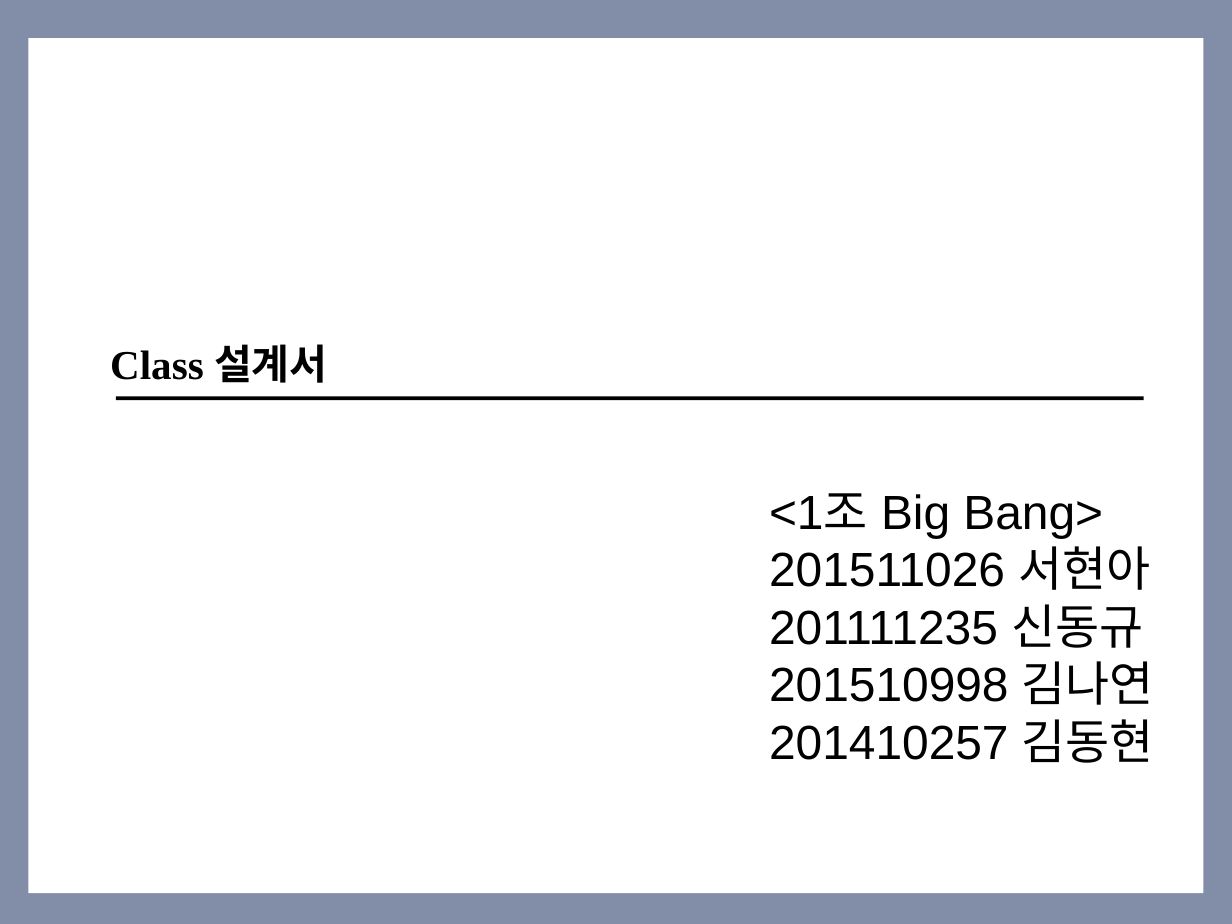
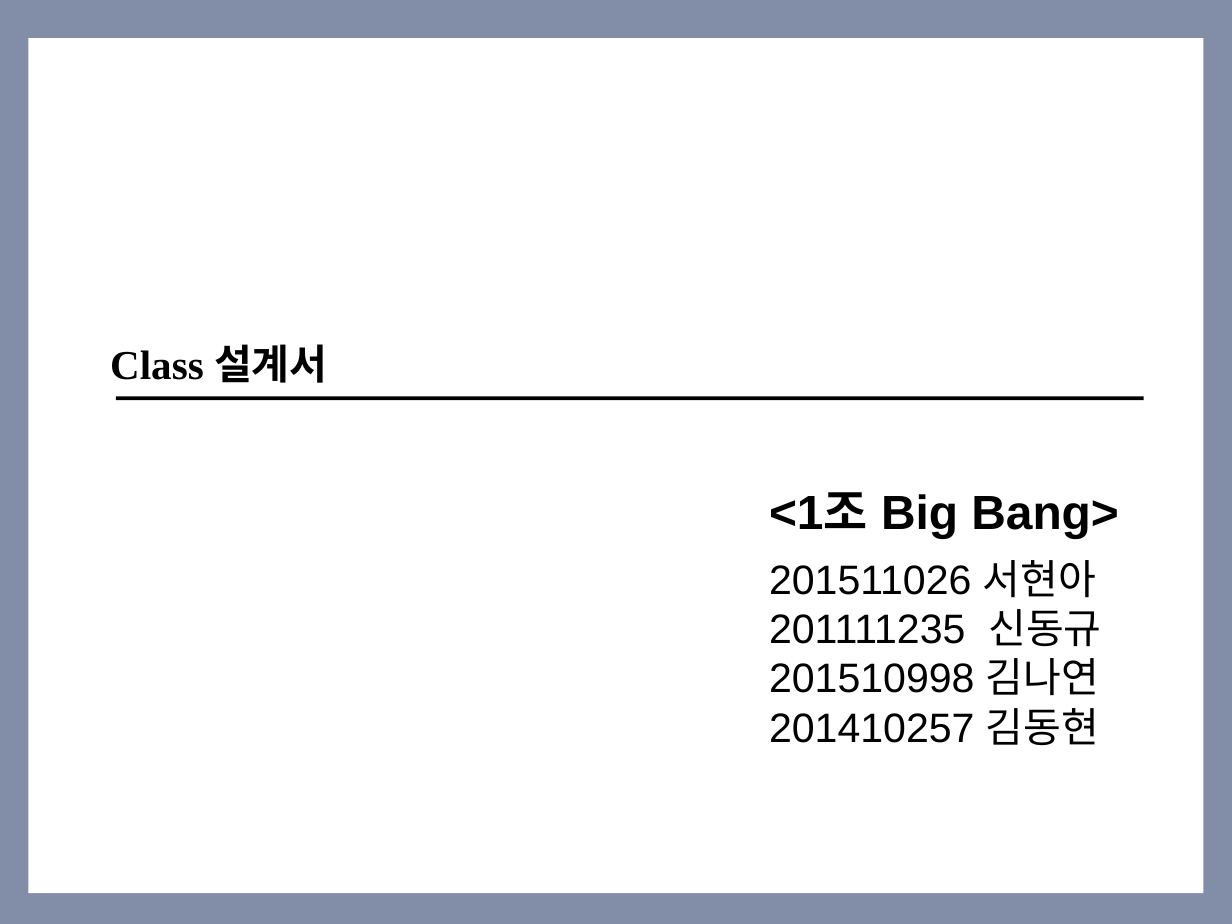
Before and after one commit to SE-admin/SE2017_1_bigbang, a slide deck: slide 1 of doc/3_ 설계서/Class Design.pptx. Drawn at 1232x924 pixels with LibreOffice and Linux fonts; fonts in the diff are those of the drawing. Boxes give left, top, right and bottom in pixels: in the first picture for what was removed or moved away, otherwise in the second. Text is boxed around its words. In the diff, an @@ line names an element or a change of style, - is before the commit and + after.

Commit message:
Class Design.pptx 수정 양식 수정

```diff
--- a/doc/3_ 설계서/Class Design.pptx
+++ b/doc/3_ 설계서/Class Design.pptx
@@ text "<1조 Big Bang>" at <box>769,492,1119,745</box>: bold on in "<1조 Big Bang>"; size 28 to 24 pt in "201511026 서현아", "201111235 신동규", "201510998 김나연", "201410257 김동현" @@
```
Also in this commit, not shown: 2 other slides changed.
